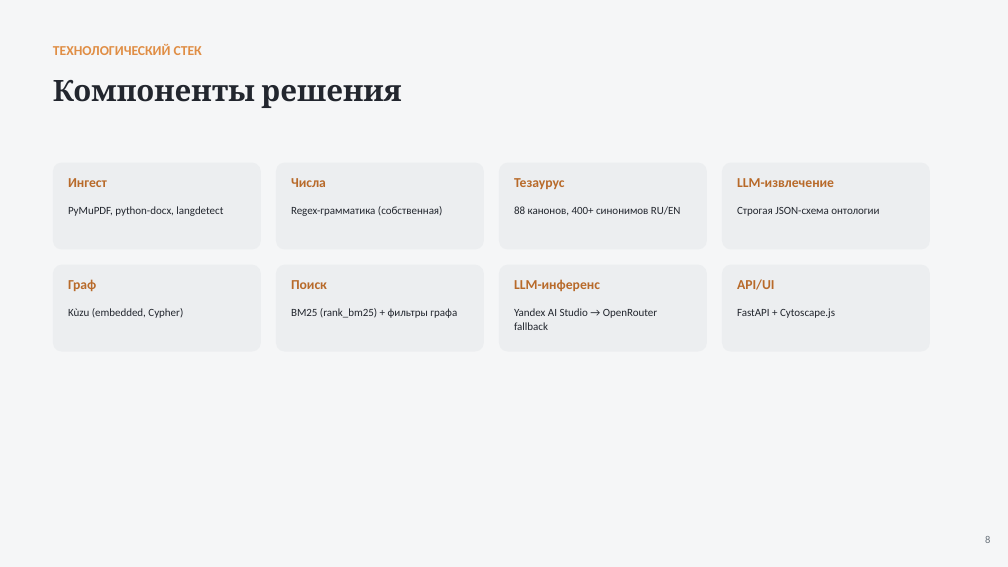
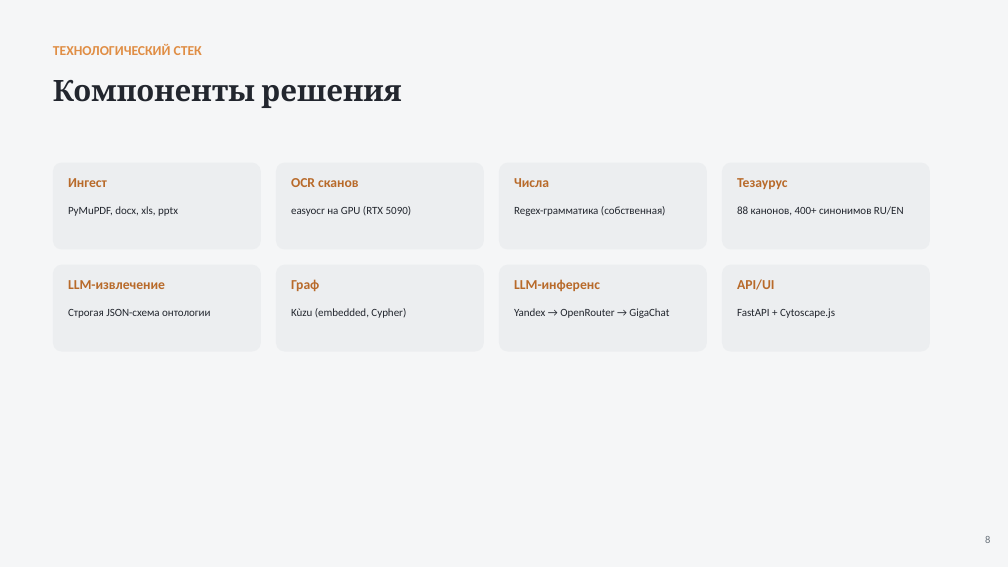
Before and after one commit to CatPawsCoder/Nornickel_aI_science_hack, a slide deck: slide 8 of presentation/nauchny-klubok.pptx. Drawn at 1008x567 pixels with LibreOffice and Linux fonts; fonts in the diff are those of the drawing. Boxes give left, top, right and bottom in pixels: in the first picture for what was removed or moved away, otherwise in the second. Text is boxed around its words. In the diff, an @@ line names an element or a change of style, - is before the commit and + after.

Commit message:
Полный корпус: 2090 документов, 181k условий, OCR на GPU, 3 LLM-провайдера
- Распаковка 4.7GB архива (1453 файла + вложенные zip): pdf/docx/pptx/xls
- ingest_full.py: масштабный ингест всех форматов
- ingest_ocr.py: OCR 5 сканов через easyocr на RTX 5090
- build_graph_mp.py: параллельная сборка графа (22 процесса, 112с вместо часов)
- GigaChat как 3-й LLM-провайдер (TLS через корневой сертификат НУЦ Минцифры)
- Капы против биржевых XLS-таблиц (шум) и гигантских журналов
- Обновлены README и презентация под новый масштаб

```diff
--- a/presentation/nauchny-klubok.pptx
+++ b/presentation/nauchny-klubok.pptx
@@ text at <box>291,178,358,187</box>: text changed @@
-Числа
+OCR сканов
@@ text at <box>514,178,549,187</box>: text changed @@
-Тезаурус
+Числа
@@ text at <box>737,178,788,189</box>: text changed @@
-LLM-извлечение
+Тезаурус
@@ text at <box>68,206,178,216</box>: text changed @@
-PyMuPDF, python-docx, langdetect
+PyMuPDF, docx, xls, pptx
@@ text at <box>291,206,412,216</box>: text changed @@
-Regex-грамматика (собственная)
+easyocr на GPU (RTX 5090)
@@ text at <box>514,206,666,216</box>: text changed @@
-88 канонов, 400+ синонимов RU/EN
+Regex-грамматика (собственная)
@@ text at <box>737,206,904,215</box>: text changed @@
-Строгая JSON-схема онтологии
+88 канонов, 400+ синонимов RU/EN
@@ text at <box>68,280,165,289</box>: text changed @@
-Граф
+LLM-извлечение
@@ text at <box>291,279,319,292</box>: text changed @@
-Поиск
+Граф
@@ text at <box>68,309,210,318</box>: text changed @@
-Kùzu (embedded, Cypher)
+Строгая JSON-схема онтологии
@@ text at <box>291,308,406,318</box>: text changed @@
-BM25 (rank_bm25) + фильтры графа
+Kùzu (embedded, Cypher)
@@ text at <box>514,308,669,318</box>: text changed @@
-Yandex AI Studio → OpenRouter fallback
+Yandex → OpenRouter → GigaChat
```
Also in this commit, not shown: 3 other slides changed, 16 other files.
